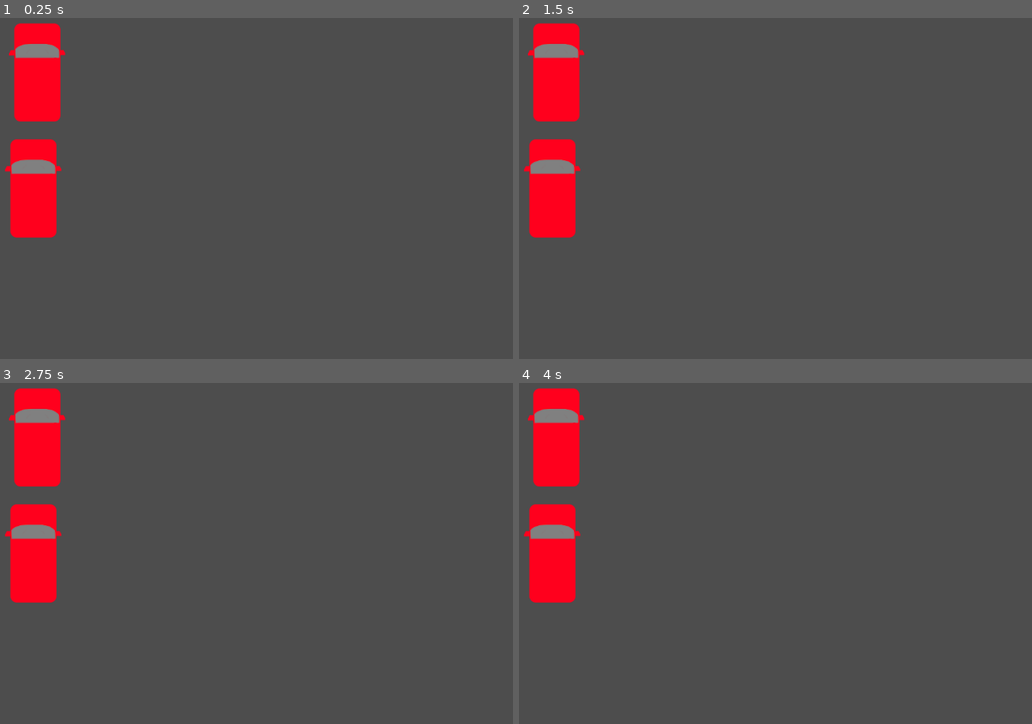
Above: before the commit, frames 1-4 (two rows, left to right).
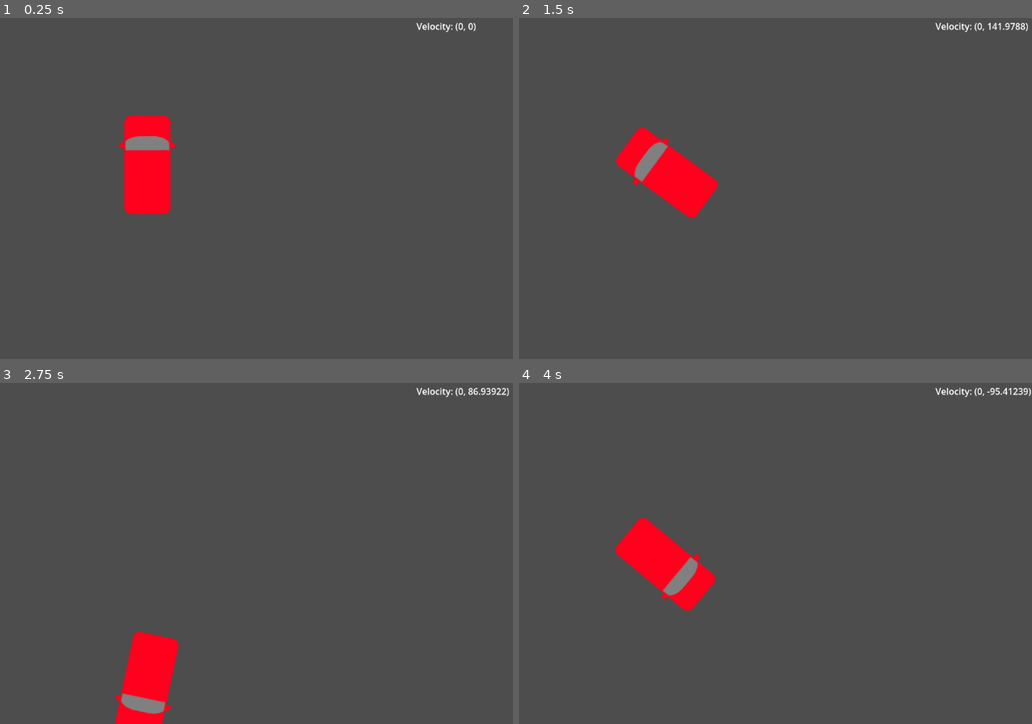
Above: after the commit, the same moments.

Repository: ramzialhaddad/Traffic-Simulator
Game: Godot game, scene res://FollowTest.tscn
The game is run twice, just before and just after one commit, with the same random seed, the same clock (stepped at 60 frames per second) and the same inputs. Before the commit the project has no main scene; this scene is started directly in both runs.
Inputs (mouse positions are in pixels of both pictures, inside the frame that each line leads up to):
- Up to frame 1 (0.25 s): no input
- Up to frame 2 (1.5 s): tap Enter at 0.5 s; move the mouse to (852, 157) at 0.52 s; hold D 0.53-1.28 s; tap Space at 0.6, 0.77, 1.07, 1.35 s; click (852, 157) at 0.67 s; move the mouse to (580, 195) at 1.27 s; hold S from 1.28 s (still down); click (580, 195) at 1.42 s
- Up to frame 3 (2.75 s): tap Space at 1.52, 1.82, 2.1 s; move the mouse to (256, 461) at 2.02 s; release S at 2.03 s; hold D from 2.03 s (still down); click (256, 461) at 2.17 s
- Up to frame 4 (4 s): move the mouse to (678, 614) at 2.77 s; release D at 2.78 s; hold W 2.78-3.53 s; tap Space at 2.85, 3.02, 3.32, 3.6, 3.77 s; click (678, 614) at 2.92 s; move the mouse to (903, 597) at 3.52 s; hold A from 3.53 s (still down); click (903, 597) at 3.67 s

The runs differ from the first frame. In frame 1, 8.1% of the frame differs, in the area x 0-93%, y 1-65%; in frame 2, 8.2%; in frame 3, 8.0%; in frame 4, 8.2%, in the area x 0-100%, y 1-68%.

Commit message:
some progress
Car cannot rotate and move in the new vector its pointing to

Diff:
--- /dev/null
+++ b/Car Area.gd
@@ -0,0 +1,17 @@
+extends Area2D
+var follow = false
+
+func _input_event(viewport, event, shape_idx):
+	if event is InputEventMouseButton:
+
+		if event.is_pressed():
+			print("Clicked")
+			follow = true
+
+		elif not event.is_pressed():
+			print("Unclicked")
+			follow = false
+
+func _process(delta):
+	if(follow):
+		self.get_parent().position = get_global_mouse_position()
--- /dev/null
+++ b/FollowCar.gd
@@ -0,0 +1,56 @@
+extends Node2D
+
+var space_state
+var pos
+
+# Called when the node enters the scene tree for the first time.
+func _ready():
+	pass # Replace with function body.
+
+
+func _on_collisionshape2d_input(viewport, event, shape_idx):
+	if event is InputEventMouseButton and event.pressed:
+		print("Hello!")
+
+# Called every frame. 'delta' is the elapsed time since the previous frame.
+func _process(_delta):
+	space_state = get_world_2d().direct_space_state
+	pos = get_global_mouse_position()
+
+	if(Input.is_mouse_button_pressed(1)):
+		draw_circle(pos, 1, Color.RED)
+		var query1 = PhysicsRayQueryParameters2D.create(Vector2.ZERO, pos)
+		var result1 = space_state.intersect_ray(query1)
+
+		print(result1)
+
+		if result1:
+			print("collided!")
+			print(result1.collider.get_parent().name)
+			result1.collider.get_parent().position += Vector2(10,10)
+
+"""
+	# use global coordinates, not local to node
+	var query2 = PhysicsRayQueryParameters2D.create(self.position, Vector2.DOWN)
+	var result = space_state.intersect_ray(query2)
+
+
+	if result:
+		print(result.collider)
+		result.collider.get_parent().position += Vector2(10, 0)
+	#else:
+		#print("no hit")
+
+		"""
+
+
+func _on_rigid_body_2d_input_event(viewport, event, shape_idx):
+	print("hello")
+
+
+func _on_rigid_body_2d_mouse_entered():
+	print("mouse enter!")
+
+
+func _on_rigid_body_2d_mouse_shape_entered(shape_idx):
+	print("mouse entered again")
--- /dev/null
+++ b/FollowMouse.gd
@@ -0,0 +1,25 @@
+extends Node2D
+var pos
+
+# Called when the node enters the scene tree for the first time.
+func _ready():
+	pass # Replace with function body.
+
+
+# Called every frame. 'delta' is the elapsed time since the previous frame.
+"""
+func _process(delta):
+	pos = get_global_mouse_position()
+	self.position = pos
+
+	if(Input.is_mouse_button_pressed(1)):
+		var query1 = PhysicsRayQueryParameters2D.create(pos, Vector2.UP)
+		var result1 = get_world_2d().direct_space_state.intersect_ray(query1)
+
+		print(result1)
+
+		if result1:
+			print("collided!")
+			print(result1.collider.get_parent().name)
+			result1.collider.get_parent().position += Vector2(10,10)
+"""
--- a/FollowTest.tscn
+++ b/FollowTest.tscn
@@ -1,13 +1,32 @@
-[gd_scene load_steps=2 format=3 uid="uid://xquofgo31gdb"]
+[gd_scene load_steps=5 format=3 uid="uid://xquofgo31gdb"]
 
 [ext_resource type="Texture2D" uid="uid://inwf44523if" path="res://Car.png" id="1_wdk5a"]
+[ext_resource type="Script" path="res://Car Area.gd" id="1_yeyd3"]
+[ext_resource type="Script" path="res://RigidBody2D.gd" id="3_6yvvk"]
+
+[sub_resource type="RectangleShape2D" id="RectangleShape2D_38104"]
+size = Vector2(102, 185)
 
 [node name="Node2D" type="Node2D"]
 
-[node name="Car" type="Sprite2D" parent="."]
-position = Vector2(297, 342)
+[node name="RigidBody2D" type="RigidBody2D" parent="."]
+position = Vector2(500, 300)
+gravity_scale = 0.0
+freeze_mode = 1
+script = ExtResource("3_6yvvk")
+
+[node name="Car Area" type="Area2D" parent="RigidBody2D"]
+script = ExtResource("1_yeyd3")
+
+[node name="Car Sprite" type="Sprite2D" parent="RigidBody2D/Car Area"]
 texture = ExtResource("1_wdk5a")
 
-[node name="Car2" type="Sprite2D" parent="."]
-position = Vector2(304, 135)
-texture = ExtResource("1_wdk5a")
+[node name="CollisionShape2D" type="CollisionShape2D" parent="RigidBody2D/Car Area"]
+shape = SubResource("RectangleShape2D_38104")
+
+[node name="RichTextLabel" type="RichTextLabel" parent="."]
+offset_left = 980.0
+offset_top = 42.0
+offset_right = 1151.0
+offset_bottom = 76.0
+text = "Velocity: "
--- /dev/null
+++ b/RigidBody2D.gd
@@ -0,0 +1,25 @@
+extends RigidBody2D
+
+func _process(delta):
+	get_node("../RichTextLabel").text = "Velocity: %s" % self.linear_velocity
+
+func _physics_process(delta):
+	# "Friction"
+	self.apply_force(-self.linear_velocity*1.5)
+
+
+	# Key Movements
+	if Input.is_key_label_pressed(KEY_W):
+		self.apply_force(Vector2(0, -1000))
+
+	if Input.is_key_label_pressed(KEY_S):
+		self.apply_force(Vector2(0, 1000))
+
+	if Input.is_key_label_pressed(KEY_A):
+		self.angular_velocity += -5
+
+	if Input.is_key_label_pressed(KEY_D):
+		self.angular_velocity += 5
+
+	if Input.is_key_label_pressed(KEY_SPACE):
+		self.apply_force(-self.linear_velocity*4)
--- a/project.godot
+++ b/project.godot
@@ -11,6 +11,7 @@
 [application]
 
 config/name="Traffic Simulator"
+run/main_scene="res://FollowTest.tscn"
 config/features=PackedStringArray("4.1", "GL Compatibility")
 config/icon="res://icon.svg"
 
Not shown, changed: .gitignore
